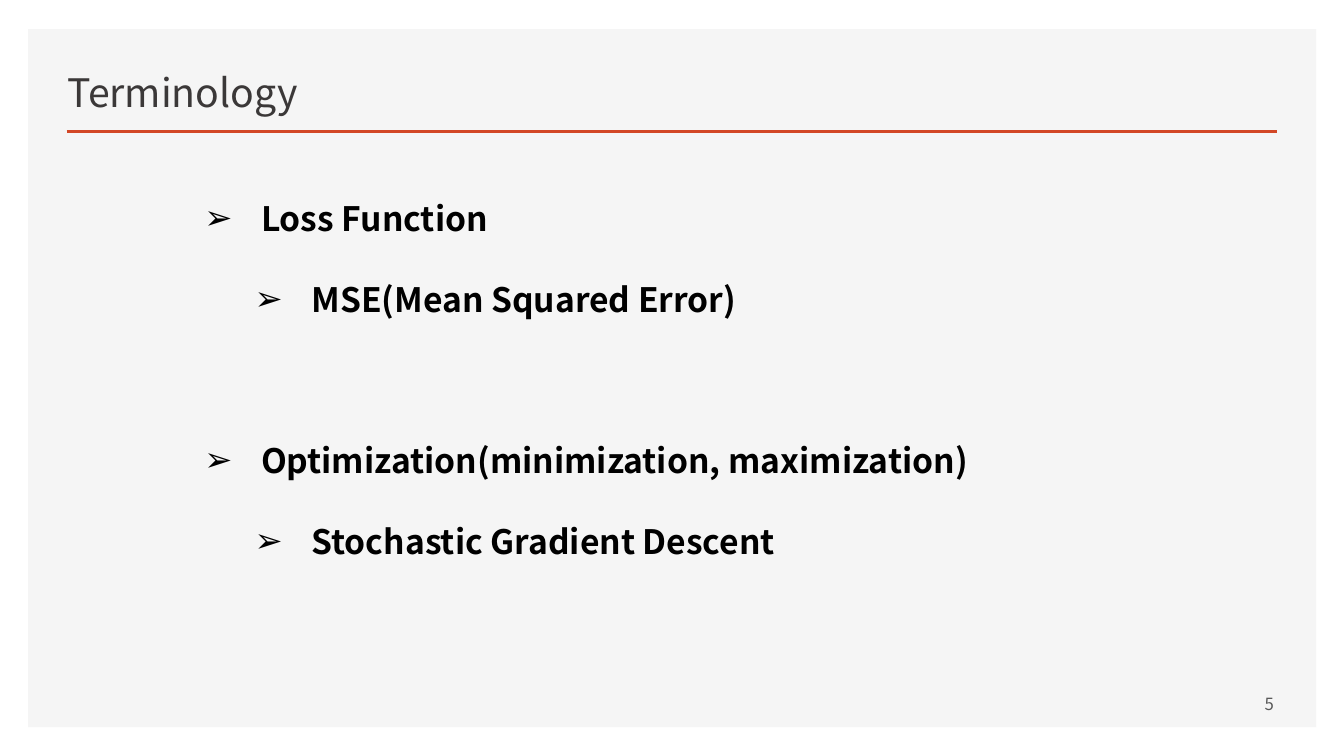
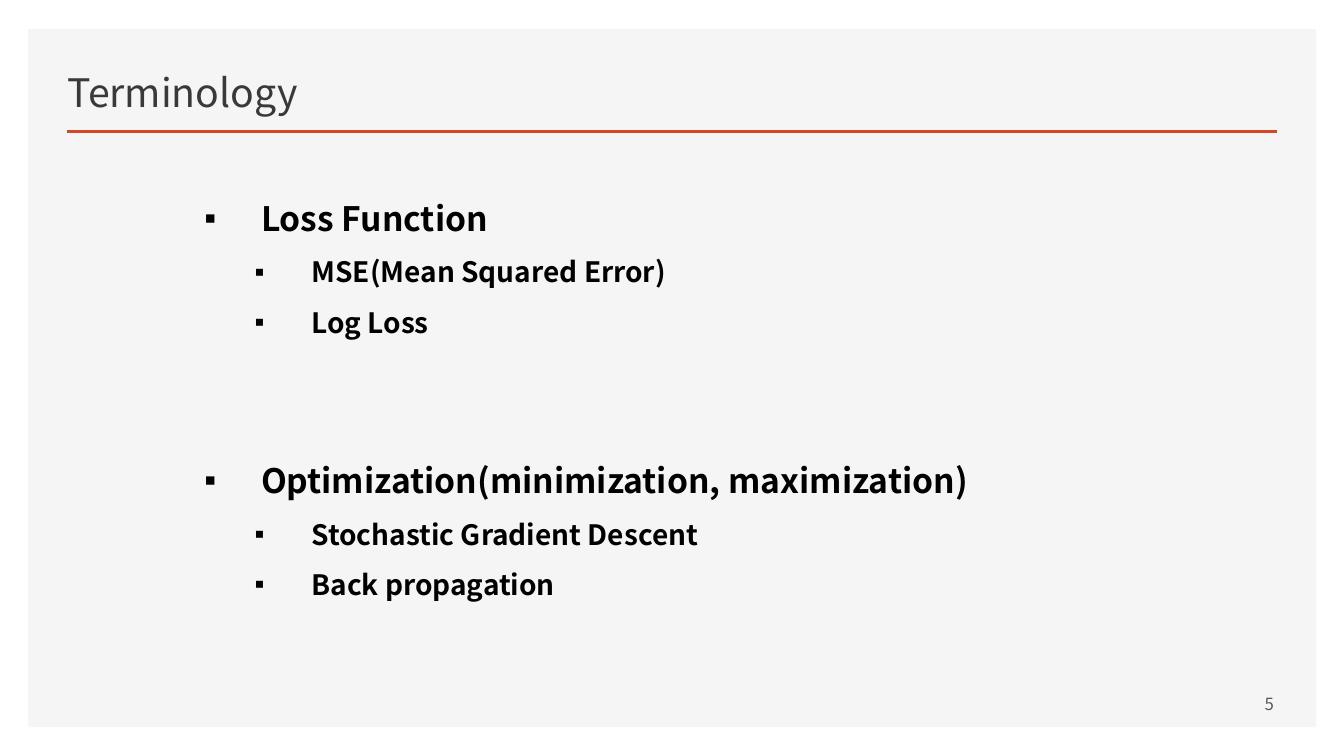
Before and after one commit to ancestor9/mathematics-for-machine-learning, a slide deck: slide 5 of Linear_Algebra/w4_Perceptron_Regression.pptx. Drawn at 1344x756 pixels with LibreOffice and Linux fonts; fonts in the diff are those of the drawing. Boxes give left, top, right and bottom in pixels: in the first picture for what was removed or moved away, otherwise in the second. Text is boxed around its words. In the diff, an @@ line names an element or a change of style, - is before the commit and + after.

```diff
--- a/Linear_Algebra/w4_Perceptron_Regression.pptx
+++ b/Linear_Algebra/w4_Perceptron_Regression.pptx
@@ text at (261, 203, 967, 546): size 24 to 20 pt in "MSE(Mean Squared Error)", "Stochastic Gradient Descent"; bullet ➢ to ▪; line spacing 2 to 1.5 @@
@@ text at (311, 312, 429, 340): paragraph added @@
+  ▪ Log Loss
@@ text at (311, 572, 555, 602): paragraph added @@
+  ▪ Back propagation
```
Also in this commit, not shown: 14 other slides changed, 7 slides added, 21 slides removed.
